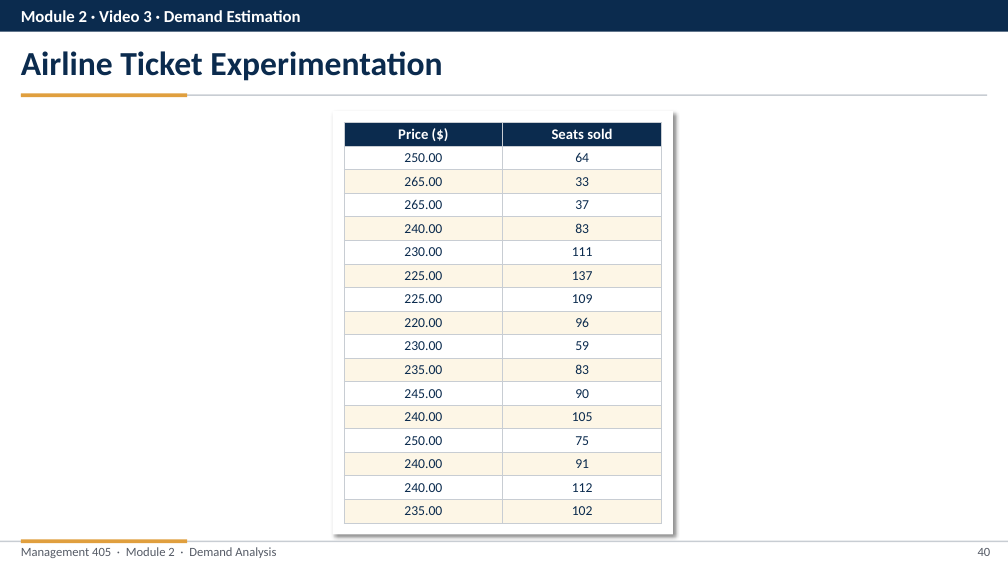
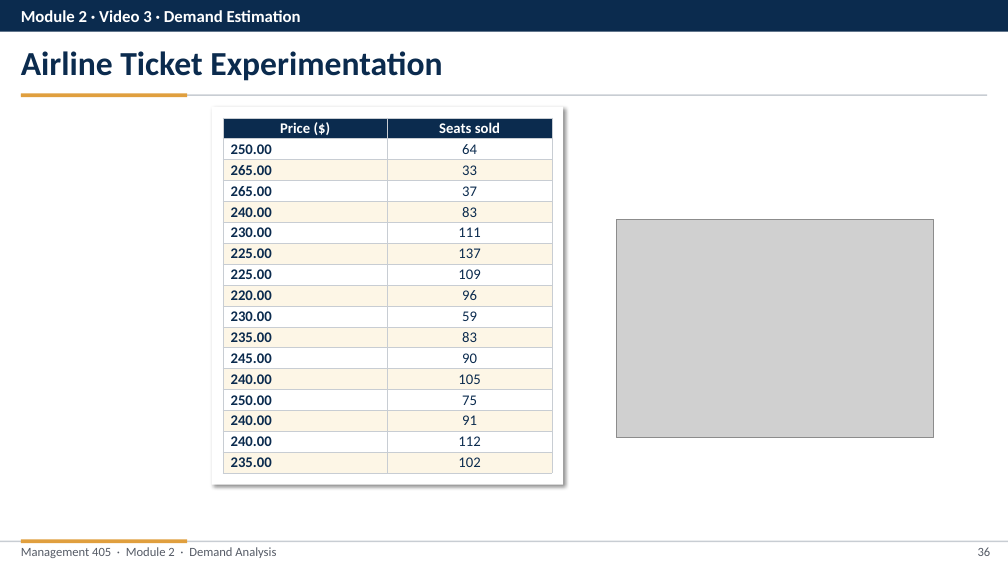
Before and after one commit to nvoigtla/Teaching, a slide deck: slide 36 of 405 Slide Revisions 2026/Module 2/Module 2 - Video Part Revised.pptx (slide 40 before the commit). Drawn at 1008x567 pixels with LibreOffice and Linux fonts; fonts in the diff are those of the drawing; grey boxes stand for pictures. Boxes give left, top, right and bottom in pixels: in the first picture for what was removed or moved away, otherwise in the second. Text is boxed around its words. In the diff, an @@ line names an element or a change of style, - is before the commit and + after.

```diff
--- a/405 Slide Revisions 2026/Module 2/Module 2 - Video Part Revised.pptx
+++ b/405 Slide Revisions 2026/Module 2/Module 2 - Video Part Revised.pptx
@@ rectangle resized from (x1=333, y1=111, x2=673, y2=535) to (x1=212, y1=107, x2=563, y2=485) @@
@@ table at (x1=223, y1=118, x2=551, y2=473) @@
@@ size 13 to 14 pt in "250.00", "64", "265.00", "33" and 28 more places @@
@@ bold on in "250.00", "265.00", "265.00", "240.00" and 12 more places @@
@@ alignment centre to left @@
@@ table resized from (x1=344, y1=123, x2=662, y2=523) to (x1=223, y1=118, x2=551, y2=473) @@
@@ picture added at (x1=616, y1=219, x2=934, y2=438) @@
@@ page number at (x1=978, y1=547, x2=991, y2=556): text changed @@
-40
+36
```
Also in this commit, not shown: 43 other slides changed, 5 slides added, 5 slides removed, 20 other files.
